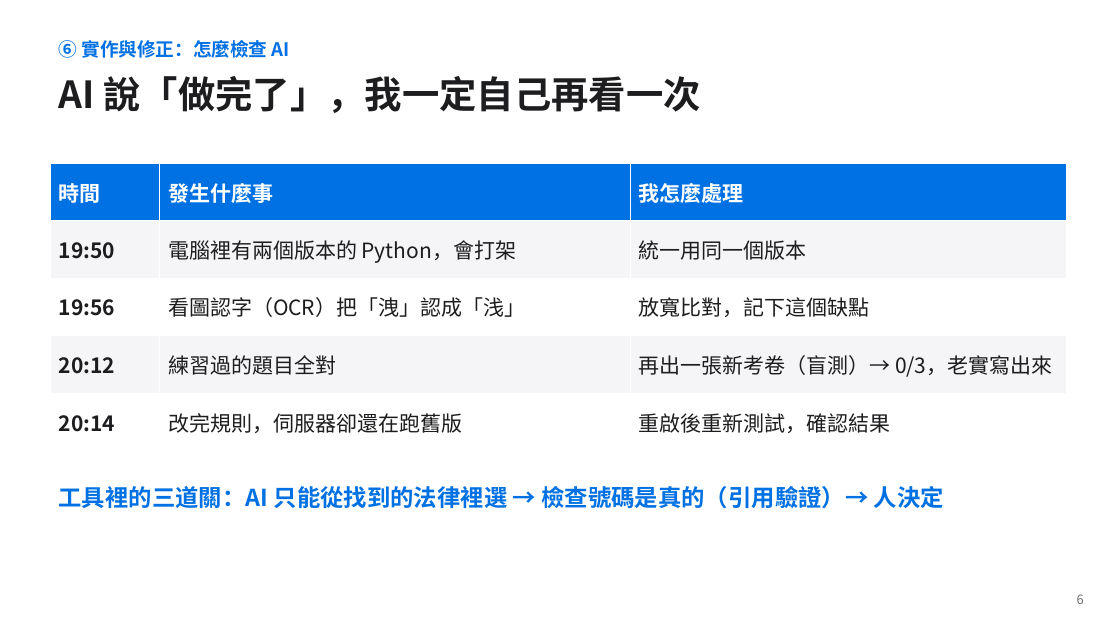
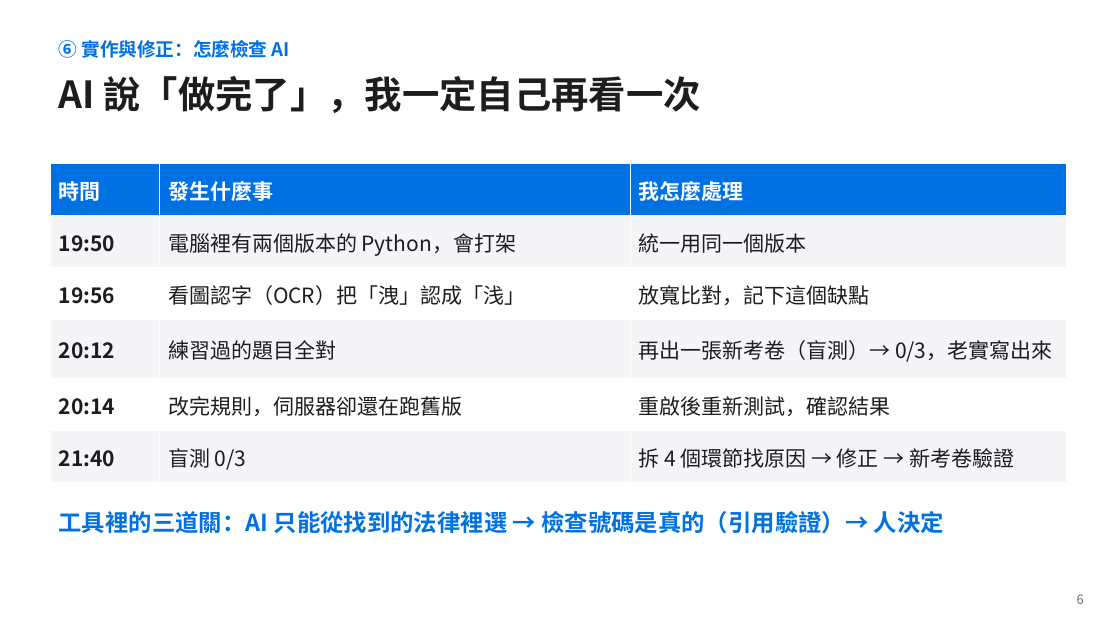
Before and after one commit to jaylooloomi/contract-check, a slide deck: slide 11 of docs/deck/合約外規檢查_簡報_v4.pptx. Drawn at 1120x630 pixels with LibreOffice and Linux fonts; fonts in the diff are those of the drawing. Boxes give left, top, right and bottom in pixels: in the first picture for what was removed or moved away, otherwise in the second. Text is boxed around its words. In the diff, an @@ line names an element or a change of style, - is before the commit and + after.

```diff
--- a/docs/deck/合約外規檢查_簡報_v4.pptx
+++ b/docs/deck/合約外規檢查_簡報_v4.pptx
@@ table at <box>50,164,1067,476</box> @@
+row 6: 21:40 | 盲測 0/3 | 拆 4 個環節找原因 → 修正 → 新考卷驗證
@@ text "工具裡的三道關：AI 只能從找到的法律裡選 → 檢查號碼是真的（引用驗證）→ 人決定": place and size @@
-text "工具裡的三道關：AI 只能從找到的法律裡選 → 檢查號碼是真的（引用驗證）→ 人決定" at <box>59,486,944,508</box>
+text "工具裡的三道關：AI 只能從找到的法律裡選 → 檢查號碼是真的（引用驗證）→ 人決定" at <box>59,511,944,533</box>
```
Also in this commit, not shown: 3 other slides changed, 2 slides added, 1 slide removed, 19 other files.
